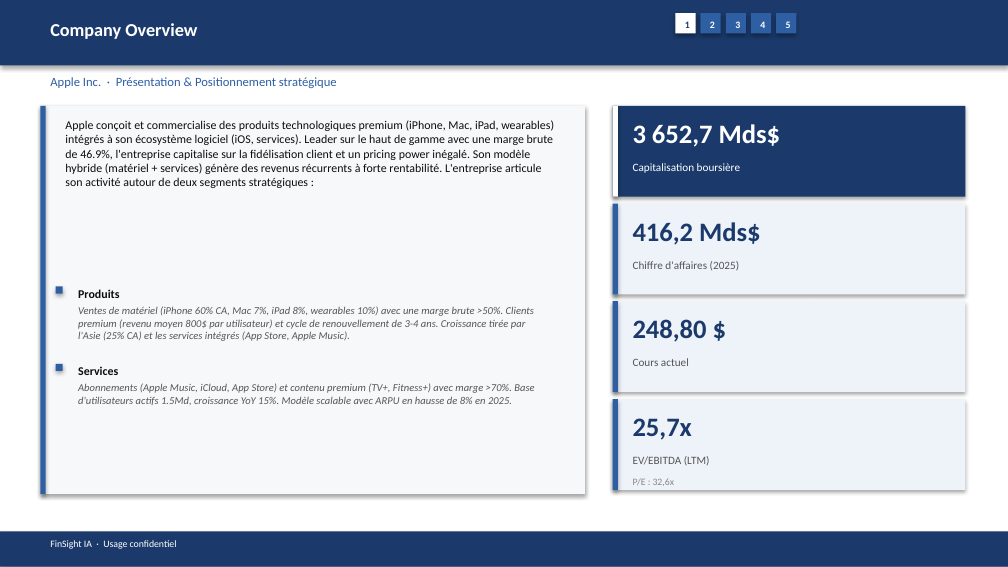
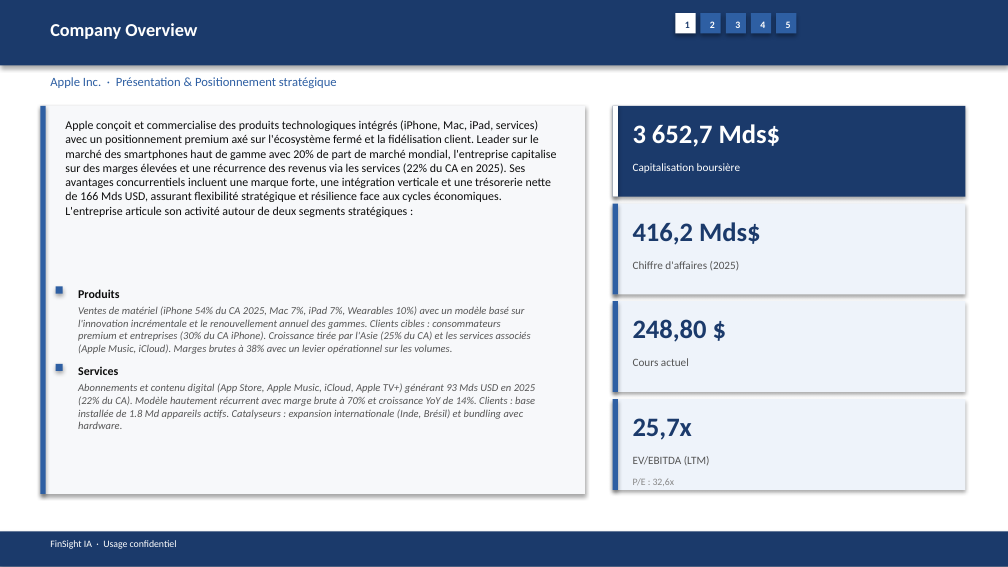
Before and after one commit to baptistejeh07-art/finsight-ia, a slide deck: slide 5 of preview/AAPL/AAPL_pitchbook.pptx. Drawn at 1008x567 pixels with LibreOffice and Linux fonts; fonts in the diff are those of the drawing. Boxes give left, top, right and bottom in pixels: in the first picture for what was removed or moved away, otherwise in the second. Text is boxed around its words. In the diff, an @@ line names an element or a change of style, - is before the commit and + after.

```diff
--- a/preview/AAPL/AAPL_pitchbook.pptx
+++ b/preview/AAPL/AAPL_pitchbook.pptx
@@ text at bbox=[65, 120, 556, 217]: text changed @@
-Apple conçoit et commercialise des produits technologiques premium (iPhone, Mac, iPad, wearables) intégrés à son écosystème logiciel (iOS, services). Leader sur le haut de gamme avec une marge brute de 46.9%, l'entreprise capitalise sur la fidélisation client et un pricing power inégalé. Son modèle hybride (matériel + services) génère des revenus récurrents à forte rentabilité. L'entreprise articule son activité autour de deux segments stratégiques :
+Apple conçoit et commercialise des produits technologiques intégrés (iPhone, Mac, iPad, services) avec un positionnement premium axé sur l'écosystème fermé et la fidélisation client. Leader sur le marché des smartphones haut de gamme avec 20% de part de marché mondial, l'entreprise capitalise sur des marges élevées et une récurrence des revenus via les services (22% du CA en 2025). Ses avantages concurrentiels incluent une marque forte, une intégration verticale et une trésorerie nette de 166 Mds USD, assurant flexibilité stratégique et résilience face aux cycles économiques. L'entreprise articule son activité autour de deux segments stratégiques :
@@ text at bbox=[78, 306, 531, 354]: text changed @@
-Ventes de matériel (iPhone 60% CA, Mac 7%, iPad 8%, wearables 10%) avec une marge brute >50%. Clients premium (revenu moyen 800$ par utilisateur) et cycle de renouvellement de 3-4 ans. Croissance tirée par l'Asie (25% CA) et les services intégrés (App Store, Apple Music).
+Ventes de matériel (iPhone 54% du CA 2025, Mac 7%, iPad 7%, Wearables 10%) avec un modèle basé sur l'innovation incrémentale et le renouvellement annuel des gammes. Clients cibles : consommateurs premium et entreprises (30% du CA iPhone). Croissance tirée par l'Asie (25% du CA) et les services associés (Apple Music, iCloud). Marges brutes à 38% avec un levier opérationnel sur les volumes.
@@ text at bbox=[78, 383, 535, 429]: text changed @@
-Abonnements (Apple Music, iCloud, App Store) et contenu premium (TV+, Fitness+) avec marge >70%. Base d'utilisateurs actifs 1.5Md, croissance YoY 15%. Modèle scalable avec ARPU en hausse de 8% en 2025.
+Abonnements et contenu digital (App Store, Apple Music, iCloud, Apple TV+) générant 93 Mds USD en 2025 (22% du CA). Modèle hautement récurrent avec marge brute à 70% et croissance YoY de 14%. Clients : base installée de 1.8 Md appareils actifs. Catalyseurs : expansion internationale (Inde, Brésil) et bundling avec hardware.
```
Also in this commit, not shown: 13 other slides changed, 4 other files.
